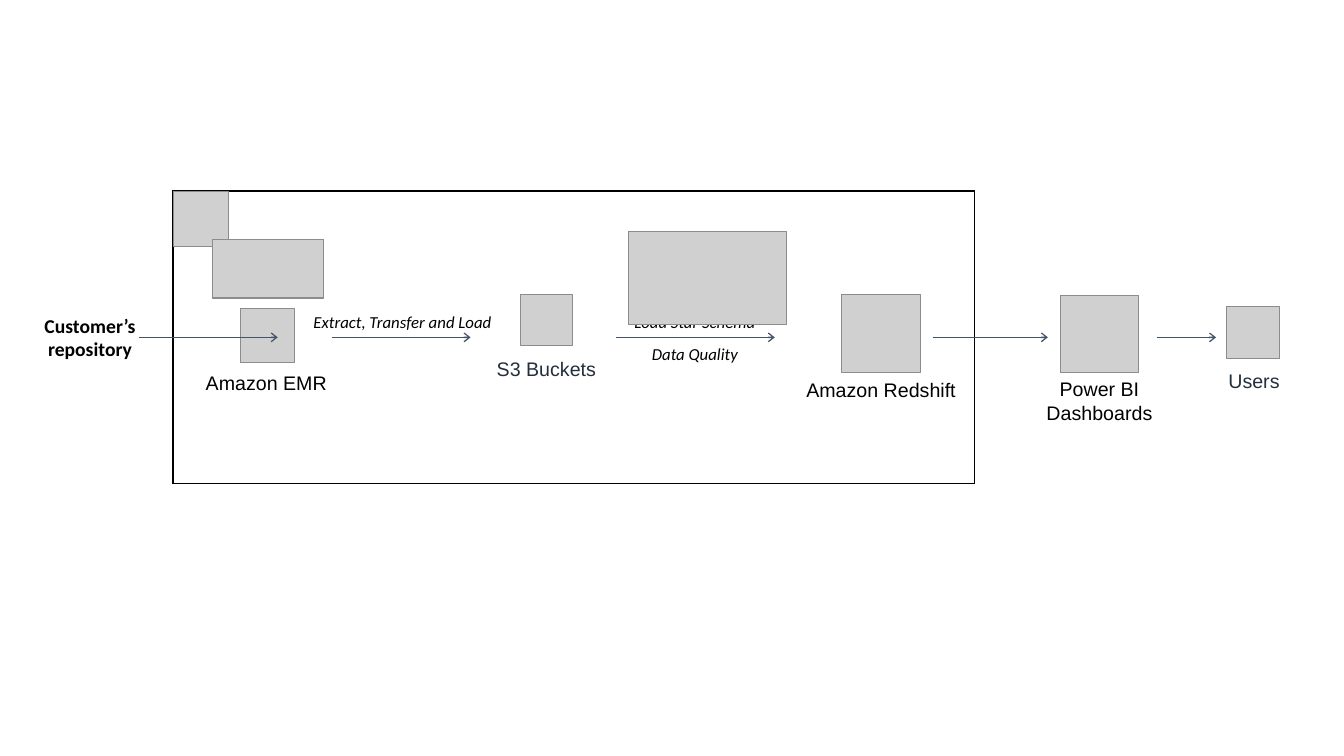
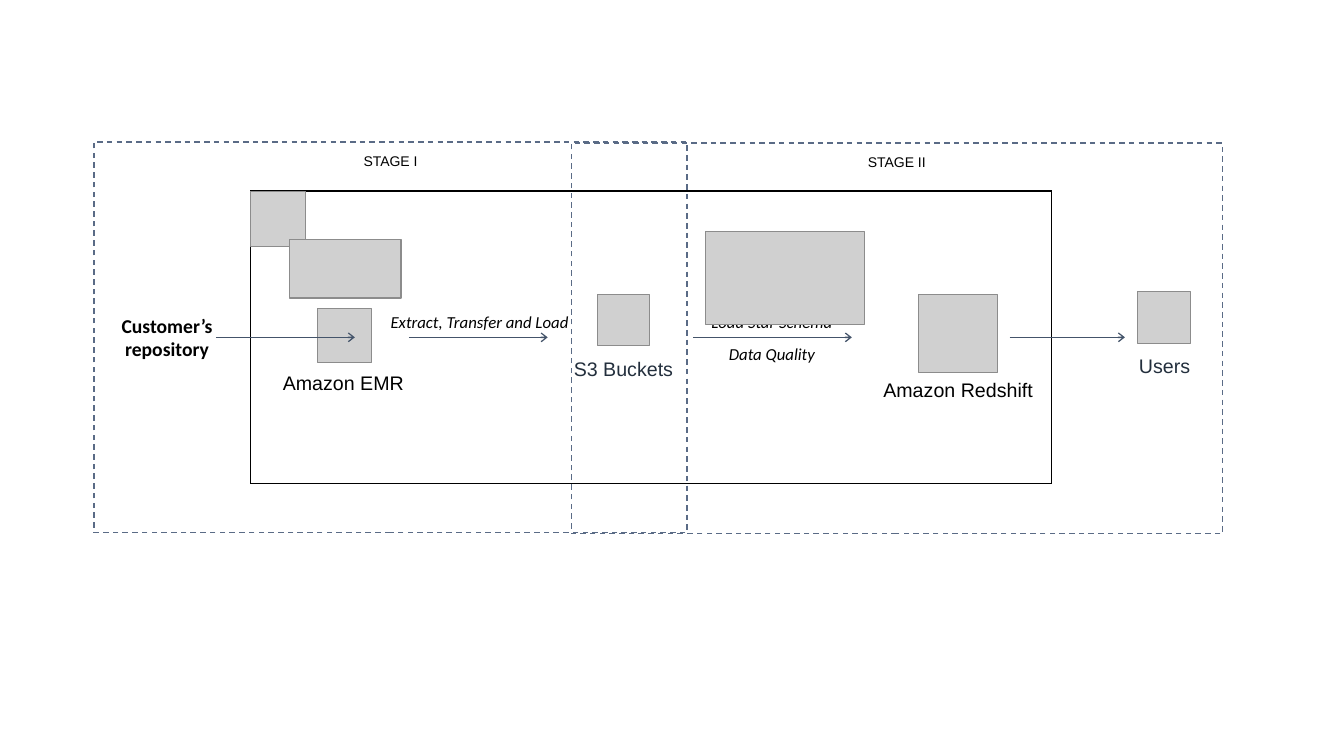
Before and after one commit to fpcarneiro/data-engineer-project, a slide deck: slide 1 of Architecture.pptx. Drawn at 1344x756 pixels with LibreOffice and Linux fonts; fonts in the diff are those of the drawing; grey boxes stand for pictures. Boxes give left, top, right and bottom in pixels: in the first picture for what was removed or moved away, otherwise in the second. Text is boxed around its words. In the diff, an @@ line names an element or a change of style, - is before the commit and + after.

```diff
--- a/Architecture.pptx
+++ b/Architecture.pptx
@@ rectangle added at bbox=[94, 142, 687, 532], outline #5A6B86 1 pt dashed, 10 pt, text #000000 @@
+STAGE I
@@ rectangle added at bbox=[572, 143, 1223, 533], outline #5A6B86 1 pt dashed, 10 pt, text #000000 @@
+STAGE II
@@ picture removed at bbox=[1062, 295, 1139, 372] @@
@@ picture: place and size @@
-picture at bbox=[1227, 307, 1280, 358]
+picture at bbox=[1137, 291, 1191, 343]
@@ 3 pictures, 1 text, 1 arrow: place and size @@
-3 pictures, 1 text, 1 arrow at bbox=[313, 232, 921, 373]
+3 pictures, 1 text, 1 arrow at bbox=[391, 232, 998, 373]
@@ 6 texts, 3 pictures, 3 arrows, 1 rectangle: place and size @@
-6 texts, 3 pictures, 3 arrows, 1 rectangle at bbox=[44, 192, 1049, 484]
+6 texts, 3 pictures, 3 arrows, 1 rectangle at bbox=[122, 192, 1125, 484]
@@ text "Users": place and size @@
-text "Users" at bbox=[1228, 374, 1279, 388]
+text "Users" at bbox=[1139, 359, 1190, 373]
@@ arrow removed from (1156, 338) to (1216, 338) @@
@@ text removed at bbox=[1046, 382, 1152, 421] @@
-Power BI
-Dashboards
```
Also in this commit, not shown: 3 other files.
